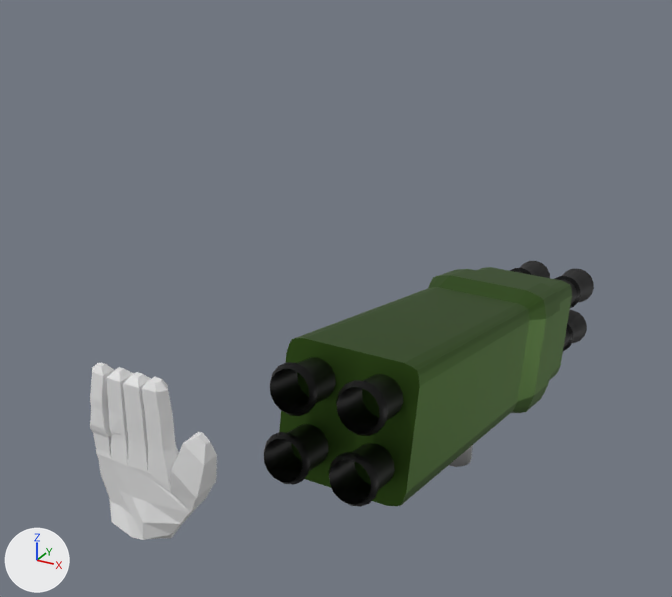
Renders of the Blender file artwork/bots/bot-1.blend from each side of a commit.
Camera for both pictures: a 50 mm lens placed at (0.944, -1.014, 1.022), pointed at (0.382, 0.007, 0.512). Arrows for +X, +Y and +Z are at lower left; the lights stay in place.

The first picture shows 'Hand', 'WeaponRocketBarrels', 'WeaponRocketOuter', 'WeaponRocketTube'.
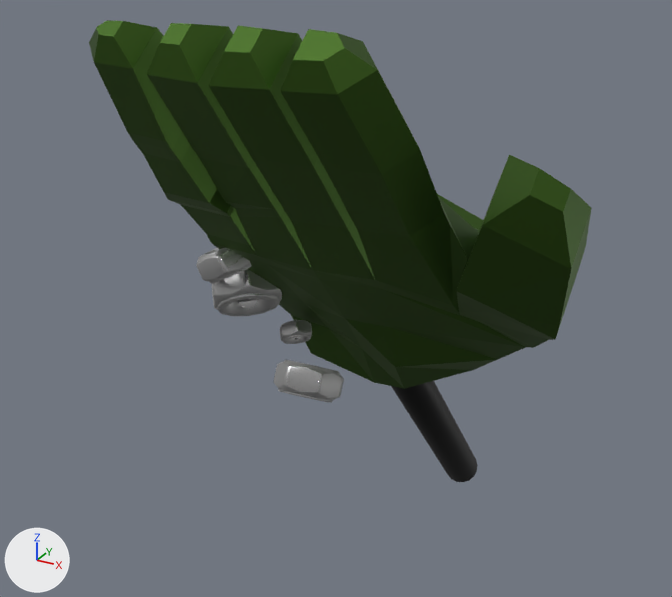
Commit message: Add nuts to fist

Boxes [x1, y1, x2, y2] around the edits, measured in the pictures (672 x 597 px):
'Hand', reshaped, moved, turned, rescaled: before [90, 363, 217, 540]; after [89, 20, 592, 389]
'WeaponRocketOuter', deleted (green): before [279, 267, 572, 506]
'WeaponRocketBarrels', deleted (black): before [264, 261, 594, 507]
'WeaponRocketTube', moved, rescaled: before [449, 445, 473, 467]; after [391, 381, 478, 482]
'WeaponFistNut1.001', added: after [212, 269, 282, 316]
'WeaponFistNut1.003', added: after [273, 360, 344, 403]
'WeaponFistNut1', added: after [196, 248, 252, 284]
'WeaponFistNut1.002', added: after [280, 320, 312, 344]

Patch to the scene script:
```diff
--- a/artwork/bots/bot-1.blend.py
+++ b/artwork/bots/bot-1.blend.py
@@ mat_steel @@
+mat_steel = bpy.data.materials.new('Steel')
+# nodes: BsdfAnisotropic, LayerWeight, Math, OutputMaterial
+# colours: light grey #bfbfbf
@@ me_cube_005 @@
+me_cube_005.from_pydata(...)  # 315 vertices, 310 faces; spans x -0.97..1.56, y -1.27..2.72, z -0.72..2.49
+me_cube_005.materials.append(mat_gunmetal2)  # dark green #496b2c
@@ ob_weaponrockettube @@
 ob_weaponrockettube.matrix_parent_inverse = Matrix(((1.0, 0.0, 0.0, -0.569), (0.0, 1.0, 0.0, -0.0038), (0.0, 0.0, 1.0, -0.356), (0.0, 0.0, 0.0, 1.0)))
-ob_weaponrockettube.location = (0.569, 0.0038, 0.356)
+ob_weaponrockettube.location = (0.0, 0.0, 0.156)
 ob_weaponrockettube.rotation_euler = (-3.142, 0.0, 0.0)  # degrees (-180, 0, 0)
-ob_weaponrockettube.scale = (0.0216, 0.0216, 0.0397)
+ob_weaponrockettube.scale = (0.0226, 0.0226, 0.209)
@@ ob_weaponrocketouter @@
-ob_weaponrocketouter = bpy.data.objects.new('WeaponRocketOuter', me_cube_002)
@@ ob_weaponrocketbarrels @@
-ob_weaponrocketbarrels = bpy.data.objects.new('WeaponRocketBarrels', me_cylinder_013)
@@ ob_hand @@
-ob_hand = bpy.data.objects.new('Hand', me_cube_004)
-ob_hand.location = (0.0, 0.0, 0.054)
-ob_hand.scale = (0.1, 0.025, 0.1)
+ob_hand = bpy.data.objects.new('Hand', me_cube_005)
+ob_hand.location = (0.568, -0.269, 0.651)
+ob_hand.rotation_euler = (0.69, 0.0, 0.0)  # degrees (40, 0, 0)
+ob_hand.scale = (0.147, 0.0368, 0.147)
@@ ob_weaponfistnut1_003 @@
+ob_weaponfistnut1_003 = bpy.data.objects.new('WeaponFistNut1.003', me_mesh_004)  # 241 vertices, 228 faces, 5 loose edges; spans x -1.0..1.0, y -0.87..0.87, z -0.47..0.45
+ob_weaponfistnut1_003.parent = ob_weaponfistcontrolempty
+ob_weaponfistnut1_003.location = (0.559, -0.367, 0.611)
+ob_weaponfistnut1_003.rotation_euler = (-0.529, 0.111, 0.258)  # degrees (-30, 6.4, 15)
+ob_weaponfistnut1_003.scale = (0.0319, 0.0319, 0.0319)
@@ ob_weaponfistcontrolempty @@
+ob_weaponfistcontrolempty = bpy.data.objects.new('WeaponFistControlEmpty', None)
+ob_weaponfistcontrolempty.parent = ob_weaponfistempty
+ob_weaponfistcontrolempty.location = (0.0, 0.0, 0.0)
@@ ob_weaponfistempty @@
+ob_weaponfistempty = bpy.data.objects.new('WeaponFistEmpty', None)
+ob_weaponfistempty.location = (0.568, 0.0, 0.325)
+ob_weaponfistempty.rotation_euler = (0.69, 0.0, 0.0)  # degrees (40, 0, 0)
@@ ob_weaponfistnut1_002 @@
+ob_weaponfistnut1_002 = bpy.data.objects.new('WeaponFistNut1.002', me_mesh_004.copy())
+ob_weaponfistnut1_002.parent = ob_weaponfistcontrolempty
+ob_weaponfistnut1_002.location = (0.5, -0.291, 0.615)
+ob_weaponfistnut1_002.rotation_euler = (-0.661, -0.373, 0.276)  # degrees (-38, -21, 16)
+ob_weaponfistnut1_002.scale = (0.0177, 0.0177, 0.0177)
@@ ob_weaponfistnut1_001 @@
+ob_weaponfistnut1_001 = bpy.data.objects.new('WeaponFistNut1.001', me_mesh_004.copy())
+ob_weaponfistnut1_001.parent = ob_weaponfistcontrolempty
+ob_weaponfistnut1_001.location = (0.463, -0.321, 0.665)
+ob_weaponfistnut1_001.rotation_euler = (-0.661, -0.373, 0.276)  # degrees (-38, -21, 16)
+ob_weaponfistnut1_001.scale = (0.0381, 0.0381, 0.0381)
@@ ob_weaponfistnut1 @@
+ob_weaponfistnut1 = bpy.data.objects.new('WeaponFistNut1', me_mesh_004.copy())
+ob_weaponfistnut1.parent = ob_weaponfistcontrolempty
+ob_weaponfistnut1.location = (0.463, -0.352, 0.706)
+ob_weaponfistnut1.rotation_euler = (0.0, -0.46, 0.0)  # degrees (0, -26, 0)
+ob_weaponfistnut1.scale = (0.0285, 0.0285, 0.0285)
```
